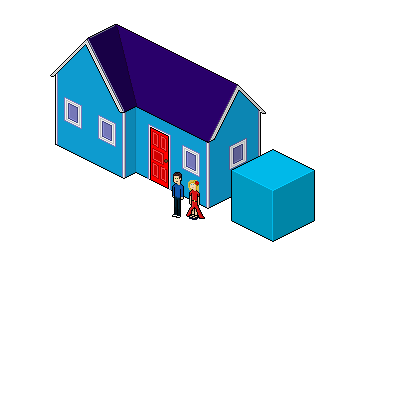
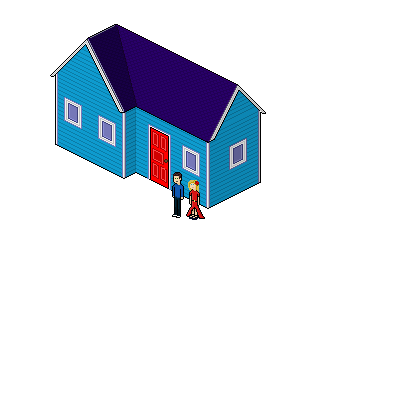
Revision of a layered 400px x 400px image; what changed, layer by layer:
renamed "Слой 6" to "Текстура крыши", showed it, painted on it over [58, 25, 266, 209]
hid "b" over [231, 149, 315, 242]
removed layer "House" over [58, 25, 266, 209]
